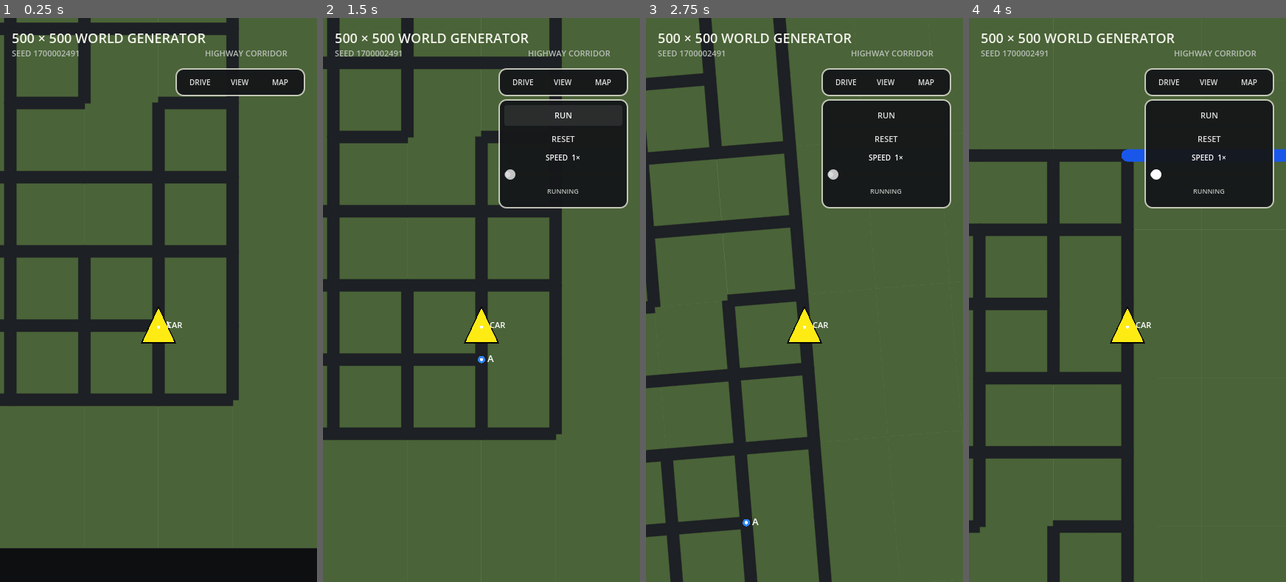
Above: before the commit, frames 1-4 (left to right).
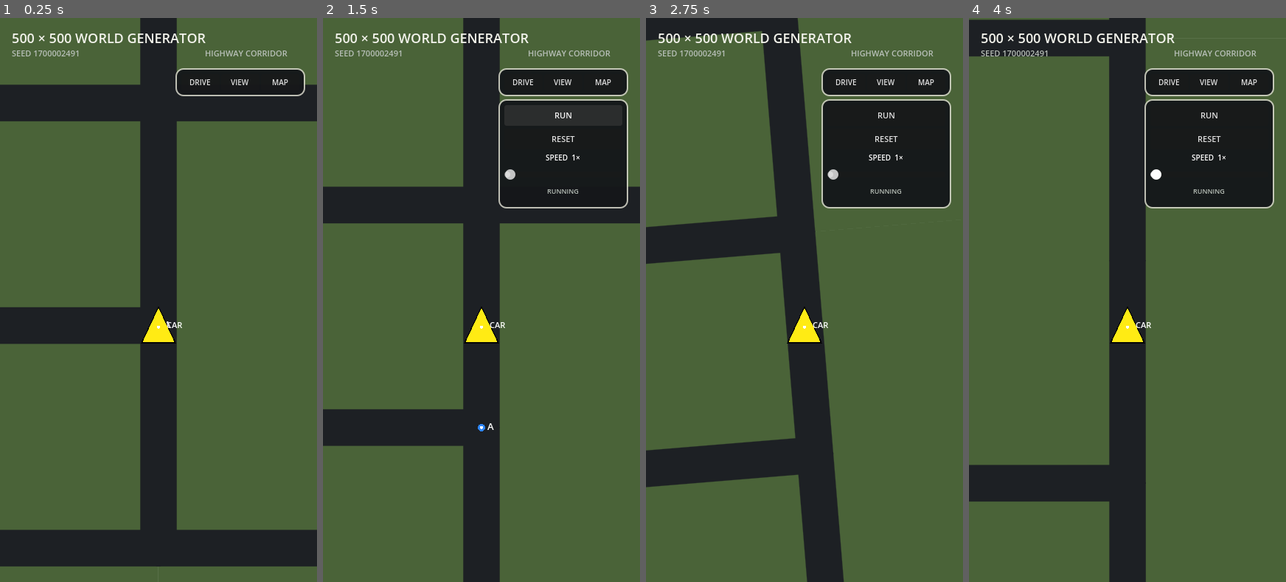
Above: after the commit, the same moments.

Repository: patrickcallahancomedy/comedian
Game: Godot game, scene res://scenes/drive/grid_world_prototype.tscn
The game is run twice, just before and just after one commit, with the same random seed, the same clock (stepped at 60 frames per second) and the same inputs. This scene is started directly instead of the project's main scene.
Inputs (mouse positions are in pixels of both pictures, inside the frame that each line leads up to):
- Up to frame 1 (0.25 s): no input
- Up to frame 2 (1.5 s): click "DRIVE" at 0.5 s; click "RUN" at 1.25 s
- Up to frame 3 (2.75 s): tap Enter (ui_accept) at 2, 2.27 s; move the mouse to (874, 271) at 2.02 s; hold Right from 2.03 s (still down); tap Space at 2.1 s; click (874, 271) at 2.17 s
- Up to frame 4 (4 s): release Right at 2.75 s; drag from (1064, 328) to (1111, 412) at 2.77 s; move the mouse to (1159, 175) at 3.52 s; hold Right from 3.53 s (still down); tap Space at 3.6 s

The runs differ from the first frame. In frame 1, 29% of the frame differs, in the area x 0-100%, y 0-100%; in frame 2, 23%; in frame 3, 19%; in frame 4, 22%.

Commit message:
Scale drive world with player car

Diff:
--- a/godot/scripts/drive/grid_world_map.gd
+++ b/godot/scripts/drive/grid_world_map.gd
@@ -25,7 +25,7 @@
 const VISIBLE_NEIGHBORHOOD_BLOCKS := 2.0
 const ROAD_BLOCK_LENGTH := 20
 const ROAD_BLOCK_WIDTH := 10
-const DRIVE_VISIBLE_WORLD_WIDTH := 40.0
+const DRIVE_VISIBLE_WORLD_WIDTH := 13.333333
 const DRIVE_ROTATION_SMOOTH_SPEED := 4.5
 const LEGACY_LOCAL_ROAD_RATIO := 13.0 / 80.0
 const HIGHWAY_LANE_FILL_RATIO := 1.0
